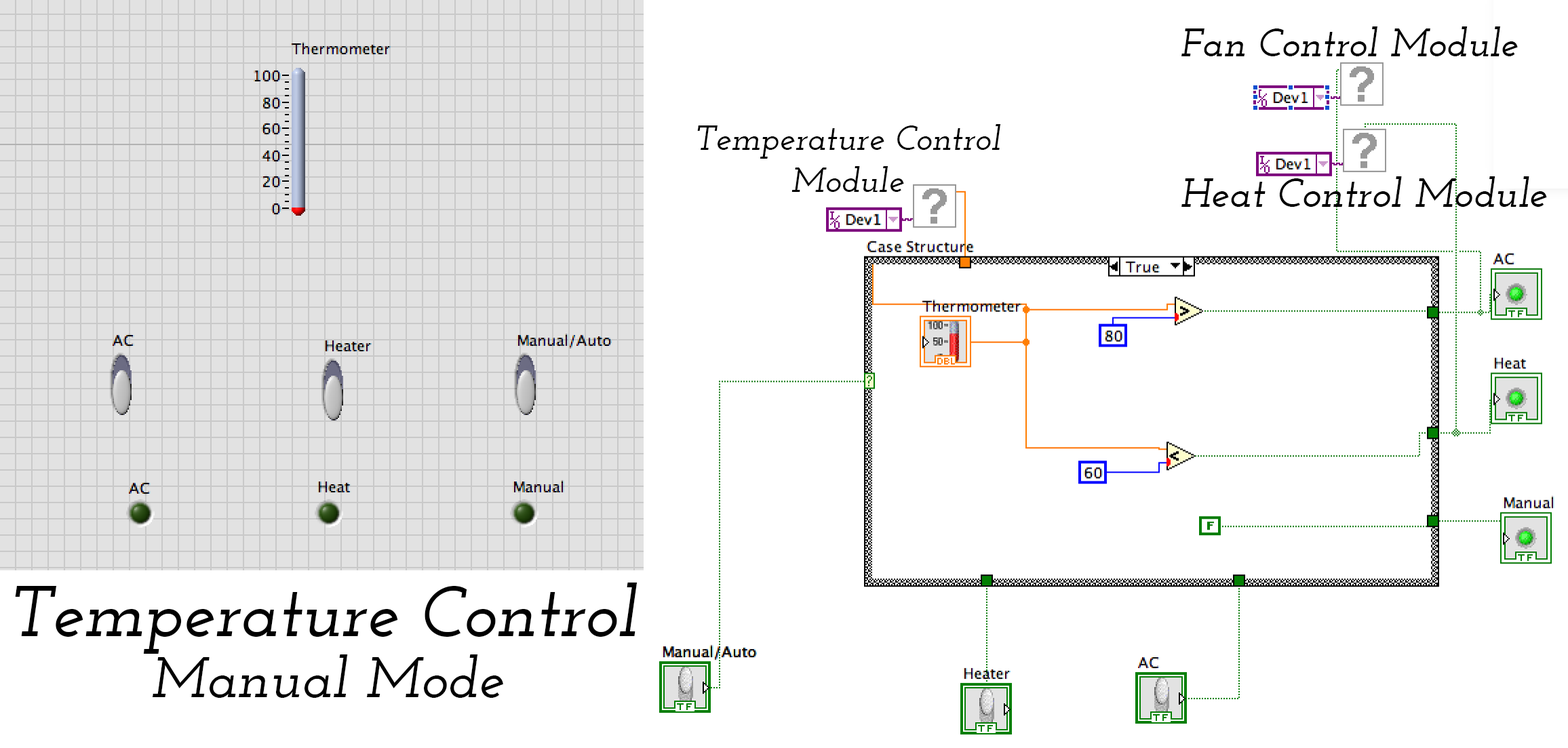
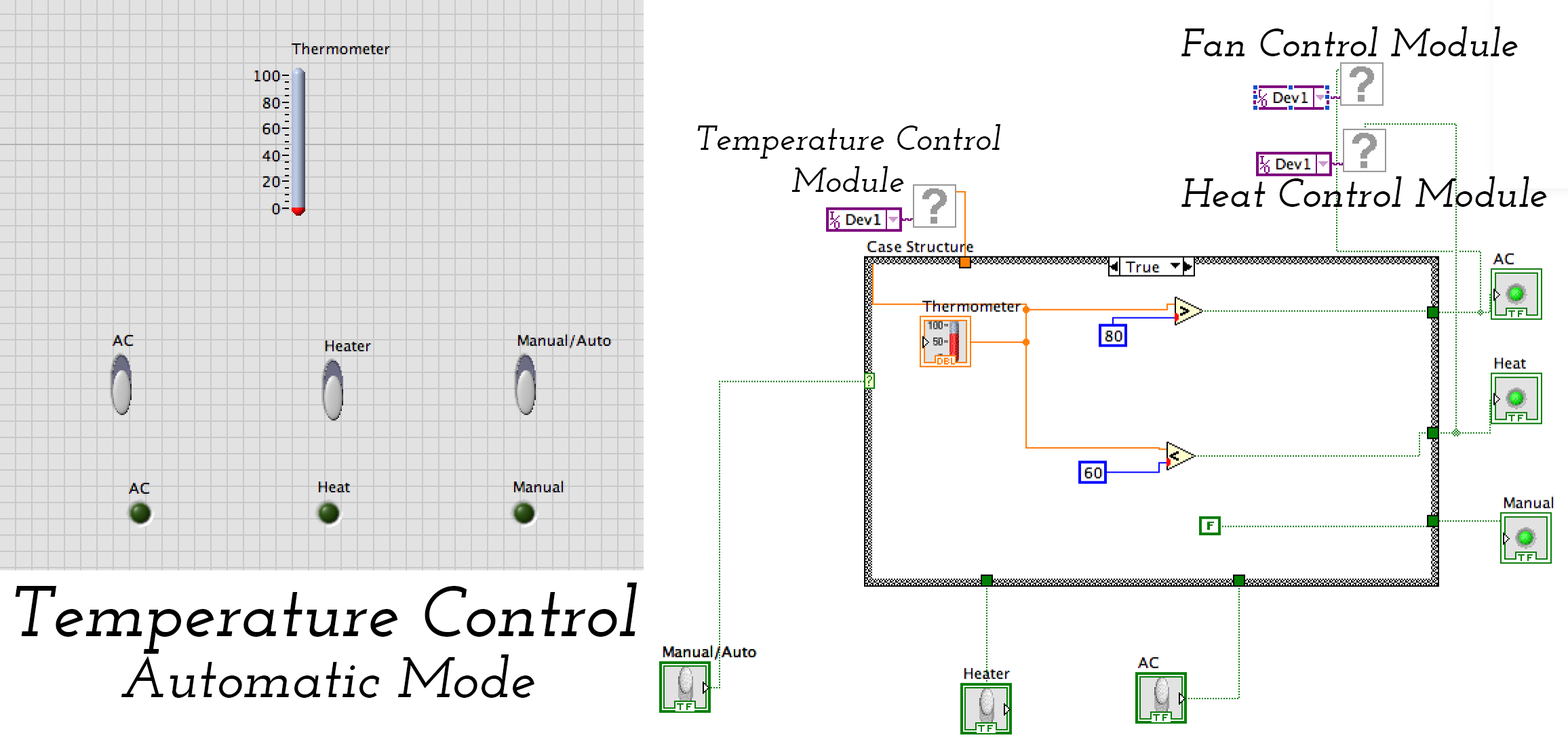
Layered file, before and after one edit (1568x748). Changes by layer:
renamed "Manual Mode" to "Automatic Mode", painted on it over [120, 654, 535, 698]
